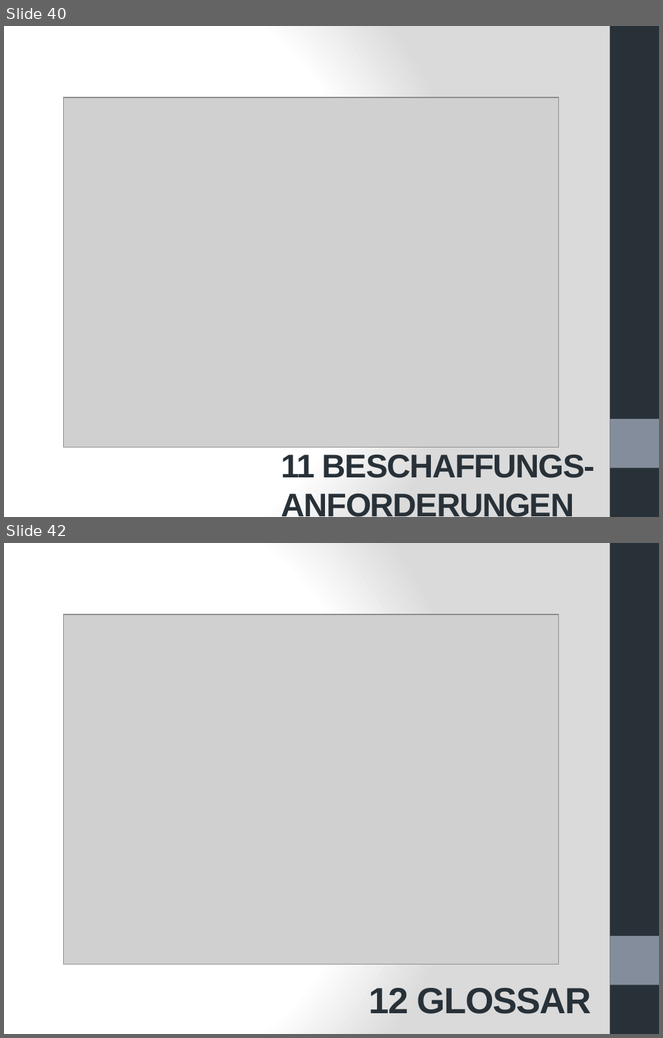
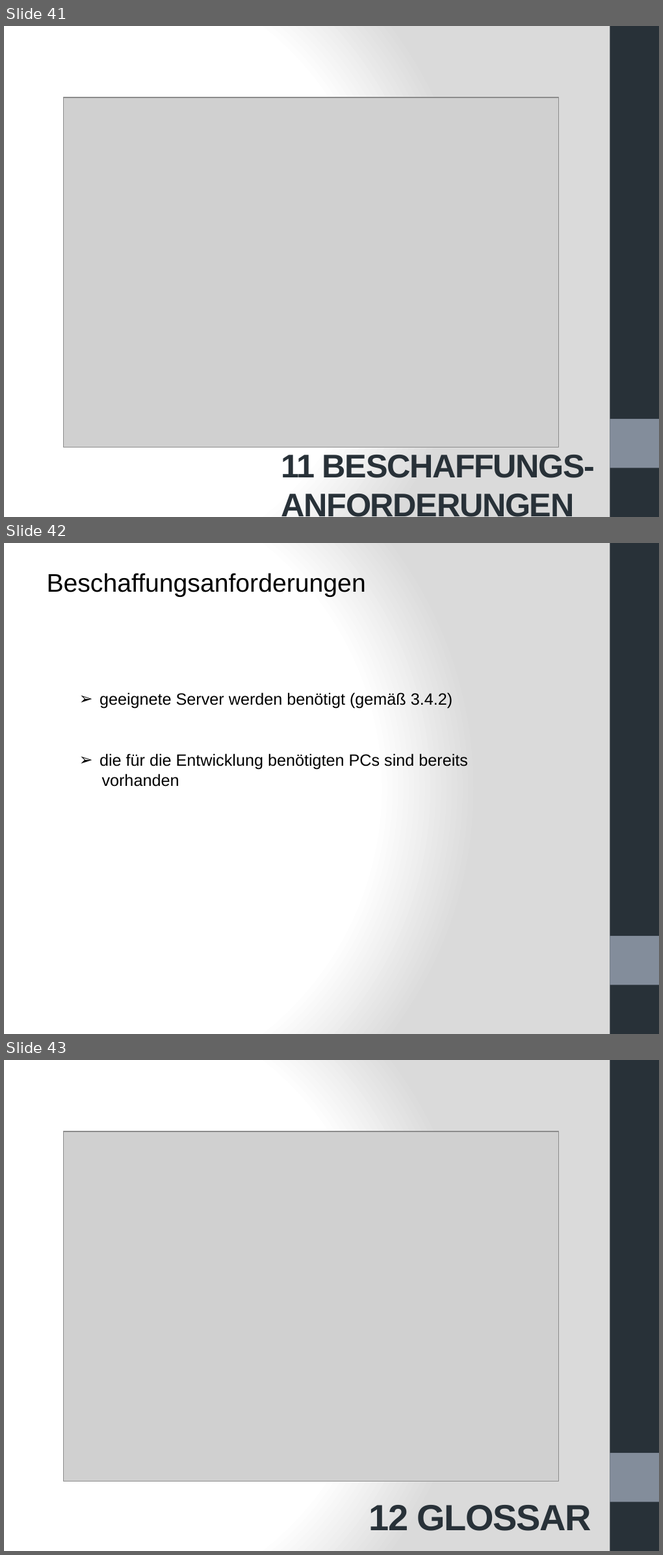
Before and after one commit to mjamaleddine/crowd-innovation, a slide deck: Meilenstein_3/Meilenstein3 - Pr.pptx. Shown one above the other, each under a label of ours: slides 40 and 42 before the commit, slides 41, 42 and 43 after it; the slides between them are not shown. The pictures are 663x1038 and 663x1555 pixels, drawn with LibreOffice and Linux fonts; fonts in the diff are those of the drawing; grey boxes stand for pictures. Boxes give left, top, right and bottom in pixels: in the first picture for what was removed or moved away, otherwise in the second. Text is boxed around its words. In the diff, an @@ line names an element or a change of style, - is before the commit and + after.

```diff
--- a/Meilenstein_3/Meilenstein3 - Pr.pptx
+++ b/Meilenstein_3/Meilenstein3 - Pr.pptx
@@ slide 42 added at (4, 543, 659, 1034), background gradient #FFFFFF to #DADADA; not listed: 2 template elements that a slide beside it also shows @@
@@ text added at (47, 573, 366, 597), 28 pt, text #000000 @@
+Beschaffungsanforderungen
@@ text added at (100, 693, 452, 709), 18 pt, text #000000 @@
+➢ geeignete Server werden benötigt (gemäß 3.4.2)
@@ text added at (100, 754, 468, 787), 18 pt, text #000000 @@
+➢ die für die Entwicklung benötigten PCs sind bereits
+vorhanden
@@ what was slide 40 is now slide 41 @@
@@ what was slide 42 is now slide 43 @@
```
Also in this commit, not shown: 19 slides changed, 9 other slides added, 9 slides removed.
